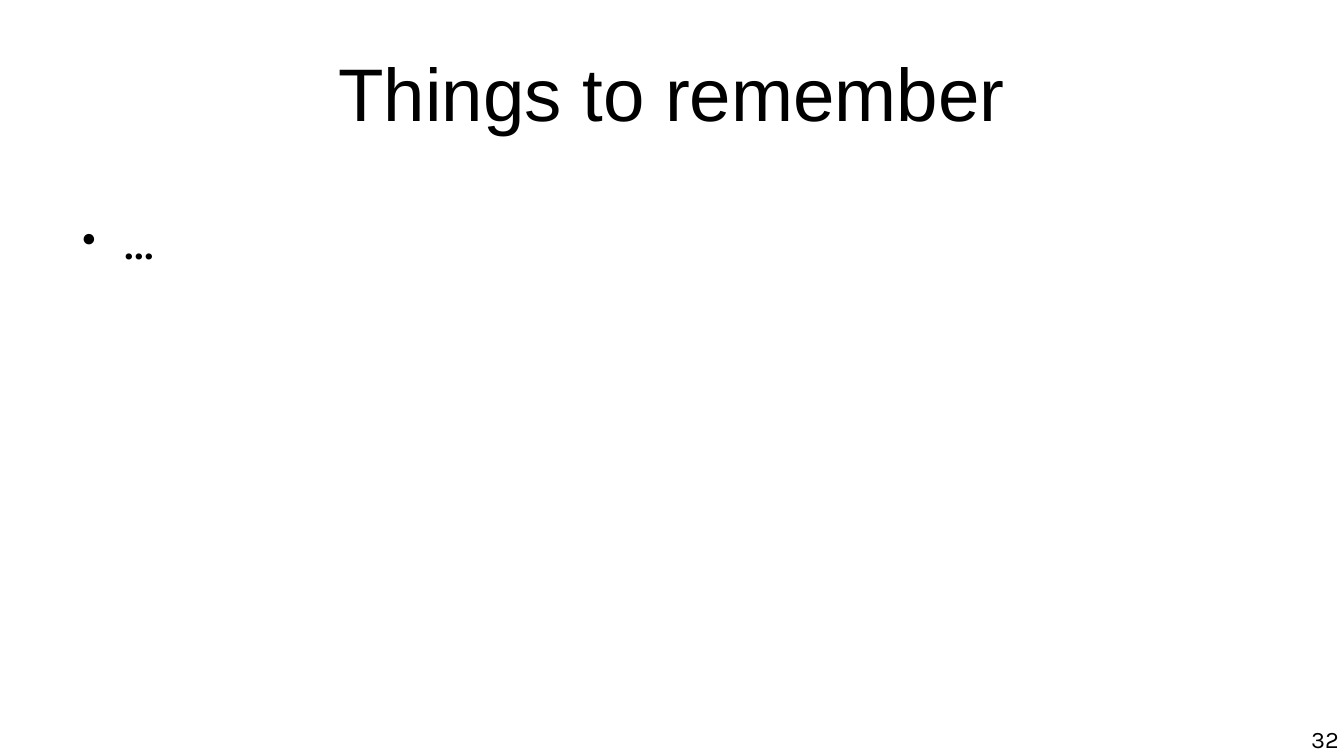
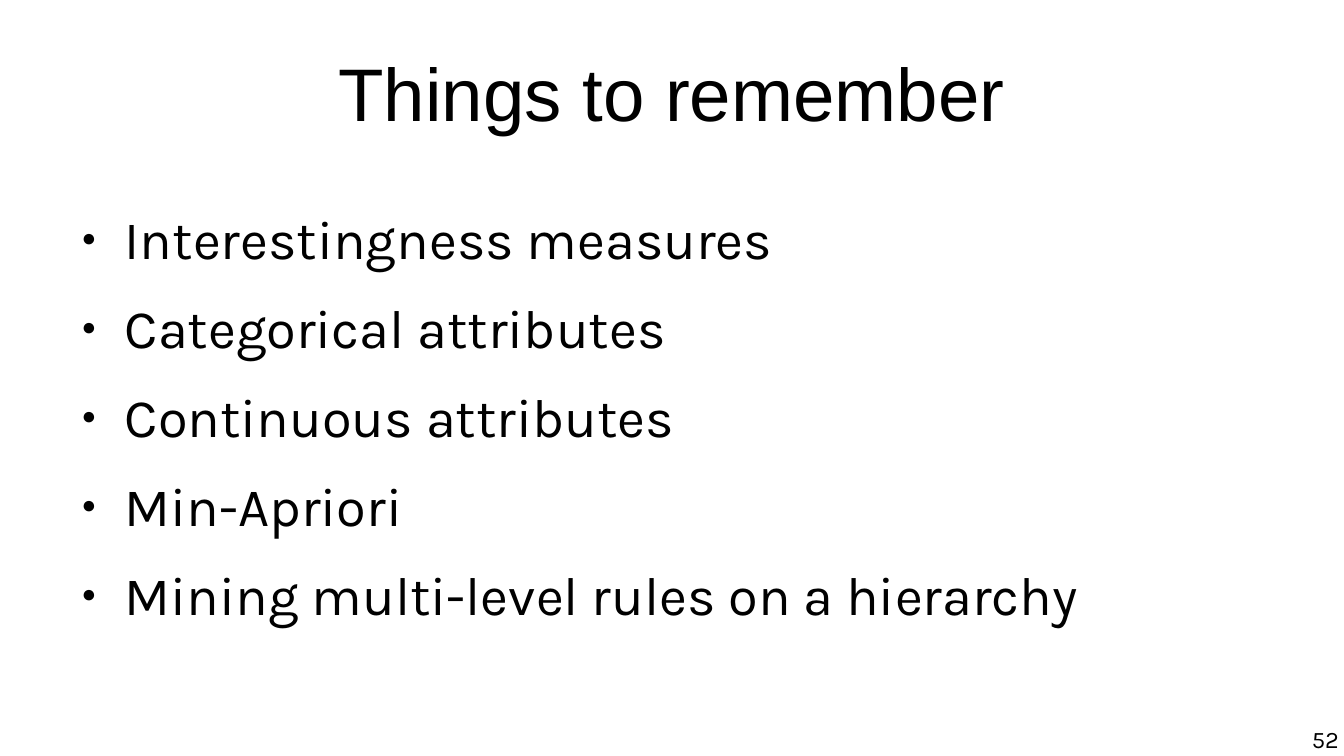
Before and after one commit to chatox/data-mining-course, a slide deck: slide 52 of theory/tt07_extending_association_analysis.odp (slide 32 before the commit). Drawn at 1344x756 pixels with LibreOffice and Linux fonts; fonts in the diff are those of the drawing. Boxes give left, top, right and bottom in pixels: in the first picture for what was removed or moved away, otherwise in the second. Text is boxed around its words. In the diff, an @@ line names an element or a change of style, - is before the commit and + after.

Commit message:
Association rules

```diff
--- a/theory/tt07_extending_association_analysis.odp
+++ b/theory/tt07_extending_association_analysis.odp
@@ text removed at box(67, 206, 1277, 645) @@
-● ...
@@ text added at box(125, 221, 1077, 629), 32 pt, text #000000 @@
+● Interestingness measures
+● Categorical attributes
+● Continuous attributes
+● Min-Apriori
+● Mining multi-level rules on a hierarchy
@@ page number at box(1312, 733, 1339, 749): text changed @@
-32
+52
```
Also in this commit, not shown: 4 other slides changed, 21 slides added, 1 slide removed.
